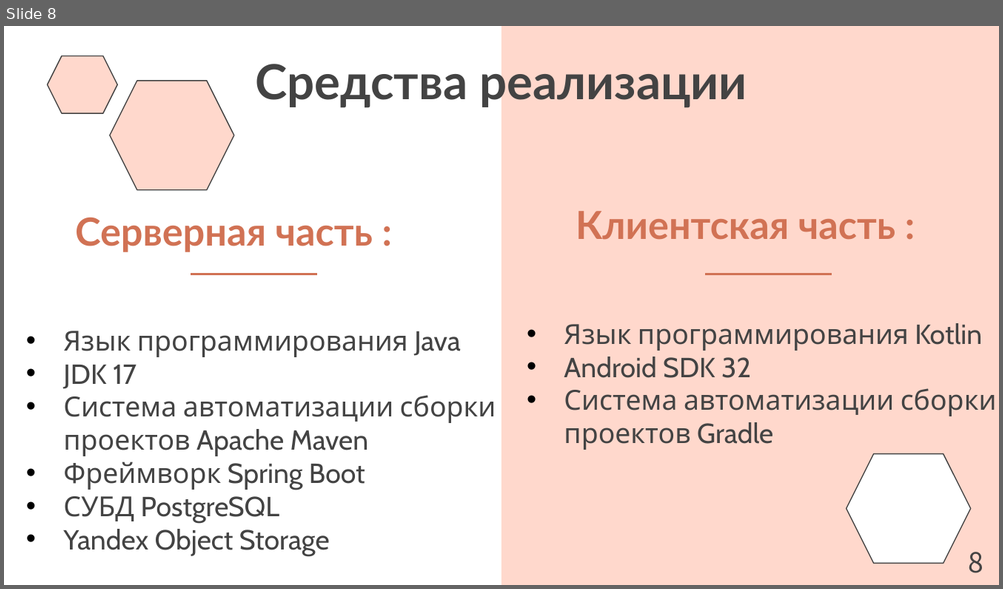
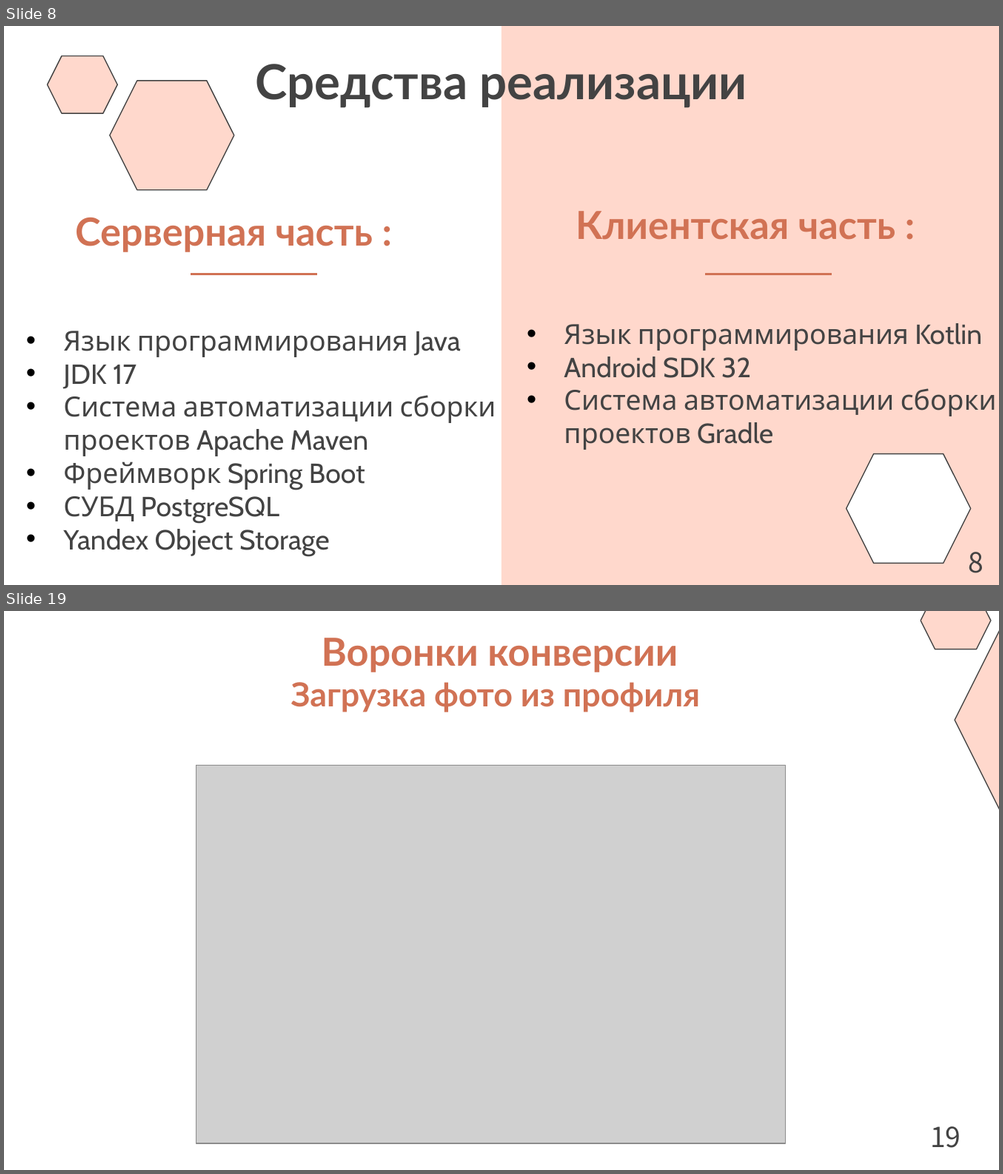
Before and after one commit to Puroktor/PicStorm, a slide deck: docs/PicStorm_Slides.pptx. Shown one above the other, each under a label of ours: slide 8 before the commit, slides 8 and 19 after it; the slides between them are not shown. The pictures are 1003x589 and 1003x1174 pixels, drawn with LibreOffice and Linux fonts; fonts in the diff are those of the drawing; grey boxes stand for pictures. Boxes give left, top, right and bottom in pixels: in the first picture for what was removed or moved away, otherwise in the second. Text is boxed around its words. In the diff, an @@ line names an element or a change of style, - is before the commit and + after.

```diff
--- a/docs/PicStorm_Slides.pptx
+++ b/docs/PicStorm_Slides.pptx
@@ slide 19 added at box(4, 611, 999, 1170), background #FFFFFF @@
@@ hexagon added at box(920, 611, 990, 649), fill #FFD8CC, outline #434343 0.75 pt @@
@@ hexagon added at box(955, 619, 999, 822), fill #FFD8CC, outline #434343 0.75 pt @@
@@ text added at box(291, 638, 700, 712), 24 pt, text #D17254, bold @@
+Воронки конверсии
+Загрузка фото из профиля
@@ picture added at box(196, 765, 785, 1144) @@
@@ text added at box(930, 1127, 960, 1148), 20 pt, text #434343 @@
+19
```
Also in this commit, not shown: 10 slides changed, 5 other slides added, 2 slides removed, 4 other files.
